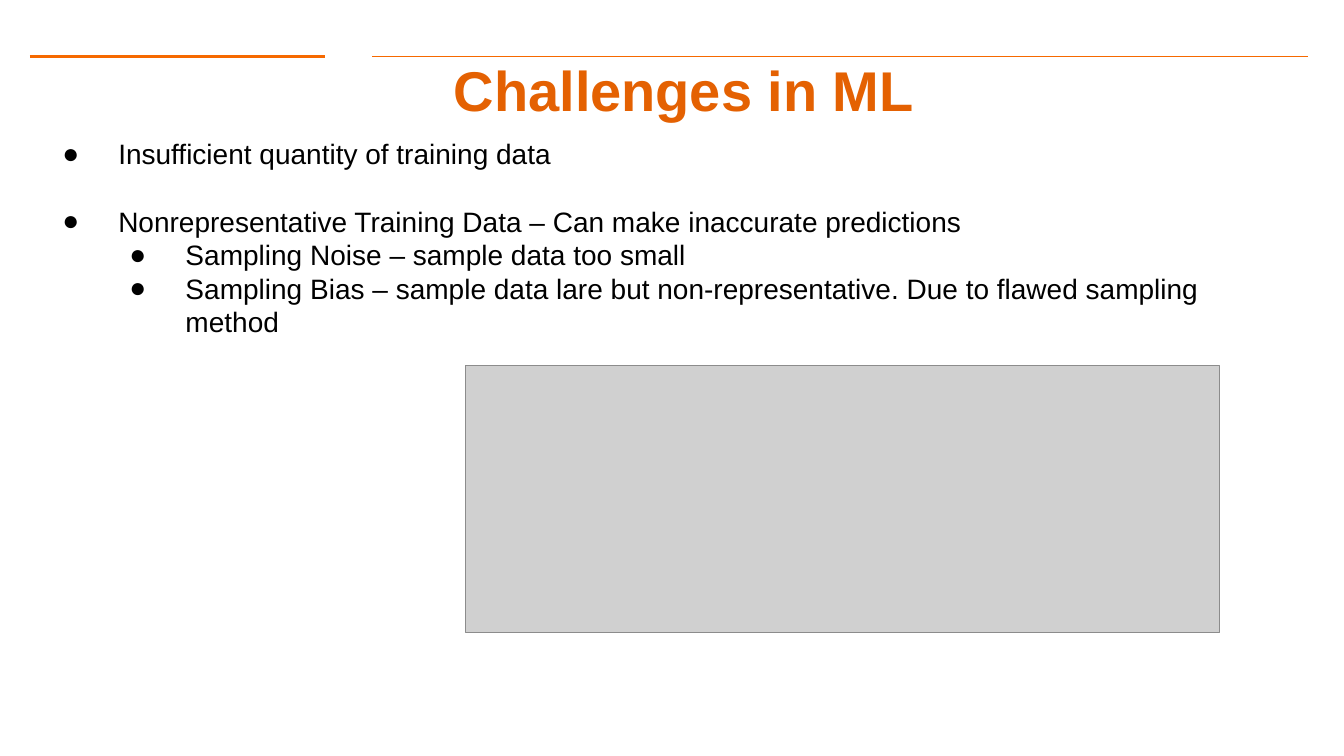
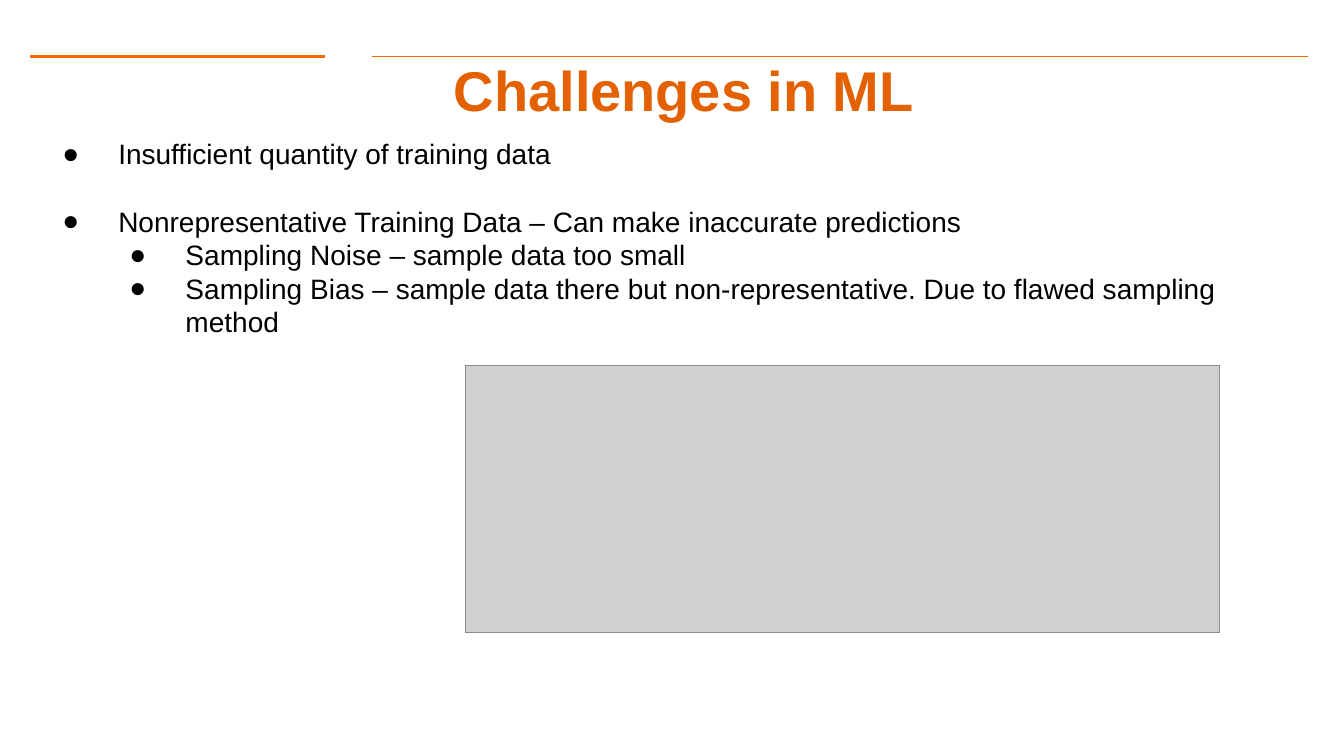
Before and after one commit to gk5951/RIT-DSCI-633-FDS, a slide deck: slide 30 of Syllabus/Lecture02/Lec02.pptx. Drawn at 1344x756 pixels with LibreOffice and Linux fonts; fonts in the diff are those of the drawing; grey boxes stand for pictures; background and template pictures are left out. Boxes give left, top, right and bottom in pixels: in the first picture for what was removed or moved away, otherwise in the second. Text is boxed around its words. In the diff, an @@ line names an element or a change of style, - is before the commit and + after.

```diff
--- a/Syllabus/Lecture02/Lec02.pptx
+++ b/Syllabus/Lecture02/Lec02.pptx
@@ text at (185,278,1215,333): text changed @@
-  ● Sampling Bias – sample data lare but non-representative. Due to flawed sampling method
+  ● Sampling Bias – sample data there but non-representative. Due to flawed sampling method
```
Also in this commit, not shown: 1 other slide changed.
